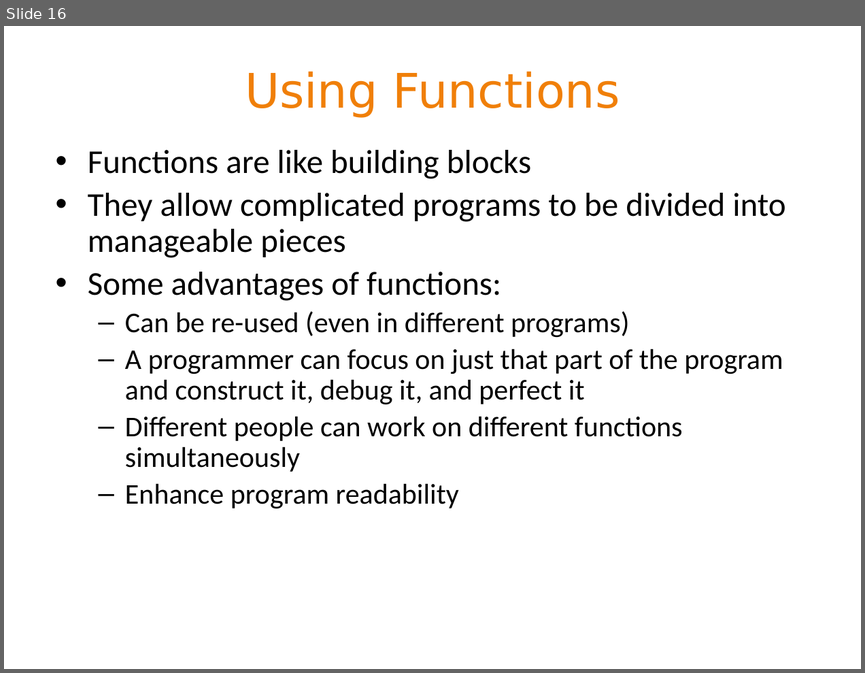
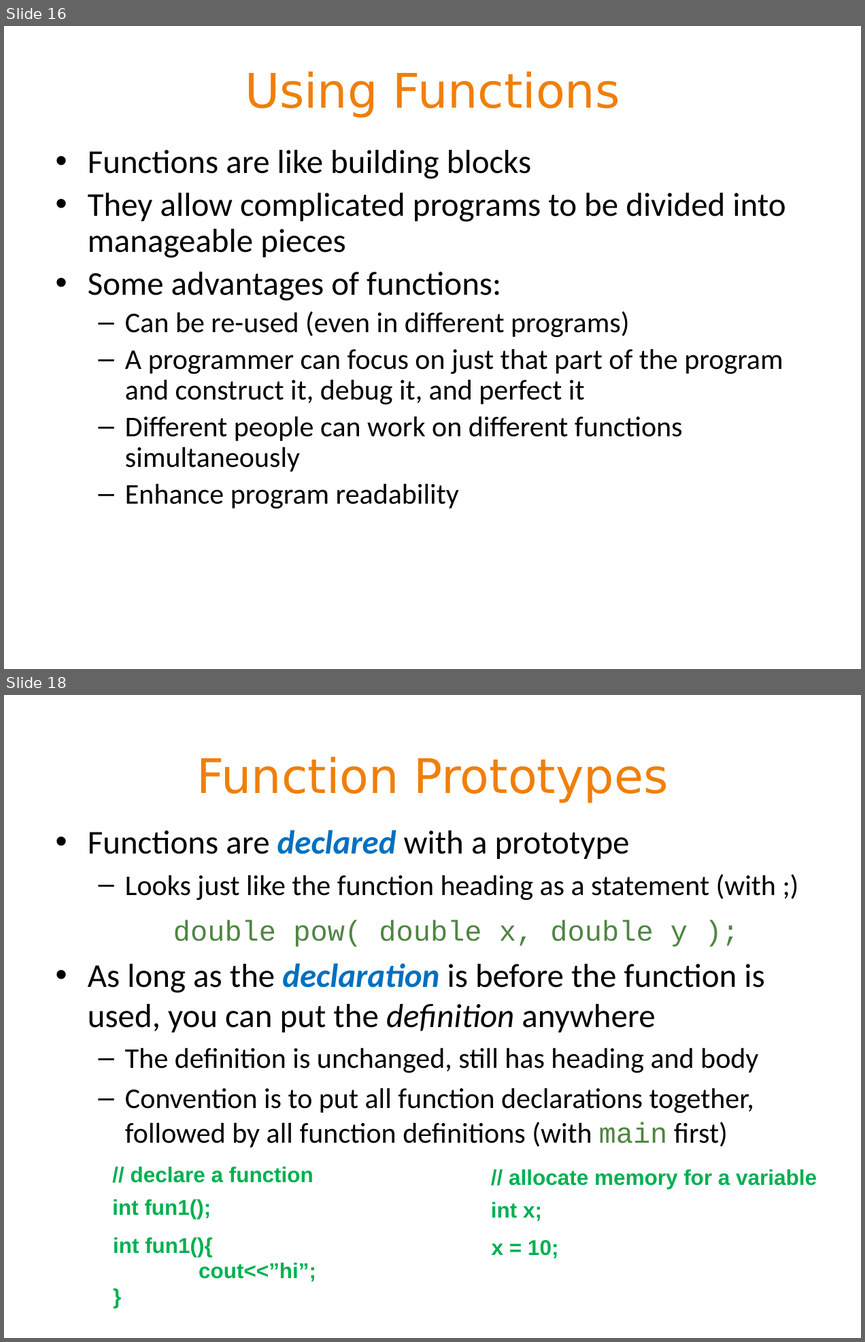
Before and after one commit to BeiyuLinCS/beiyulin.github.io, a slide deck: teach/spring_21/1370/slides/week6_2.pptx. Shown one above the other, each under a label of ours: slide 16 before the commit, slides 16 and 18 after it; the slides between them are not shown. The pictures are 865x673 and 865x1342 pixels, drawn with LibreOffice and Linux fonts; fonts in the diff are those of the drawing. Boxes give left, top, right and bottom in pixels: in the first picture for what was removed or moved away, otherwise in the second. Text is boxed around its words. In the diff, an @@ line names an element or a change of style, - is before the commit and + after.

```diff
--- a/teach/spring_21/1370/slides/week6_2.pptx
+++ b/teach/spring_21/1370/slides/week6_2.pptx
@@ slide 18 added at [4, 695, 861, 1338], background #FFFFFF @@
@@ title added at [196, 756, 668, 803], 40 pt, text #F07F09 @@
+Function Prototypes
@@ text added at [88, 830, 776, 1147], 24 pt, text #000000 @@
+• Functions are declared with a prototype
+  – Looks just like the function heading as a statement (with ;)
+double pow( double x, double y );
+• As long as the declaration is before the function is used, you can put the definition anywhere
+  – The definition is unchanged, still has heading and body
+  – Convention is to put all function declarations together, followed by all function definitions (with main first)
@@ group added at [112, 1166, 817, 1221]: 4 texts @@
+int x;
+// allocate memory for a variable
+int fun1();
+// declare a function
@@ text added at [113, 1237, 316, 1281], 18 pt, text #00B050, bold @@
+int fun1(){
+cout<<”hi”;
+}
@@ text added at [492, 1240, 559, 1258], 18 pt, text #00B050, bold @@
+x = 10;
```
Also in this commit, not shown: 2 slides changed, 5 other slides added, 12 other files.
